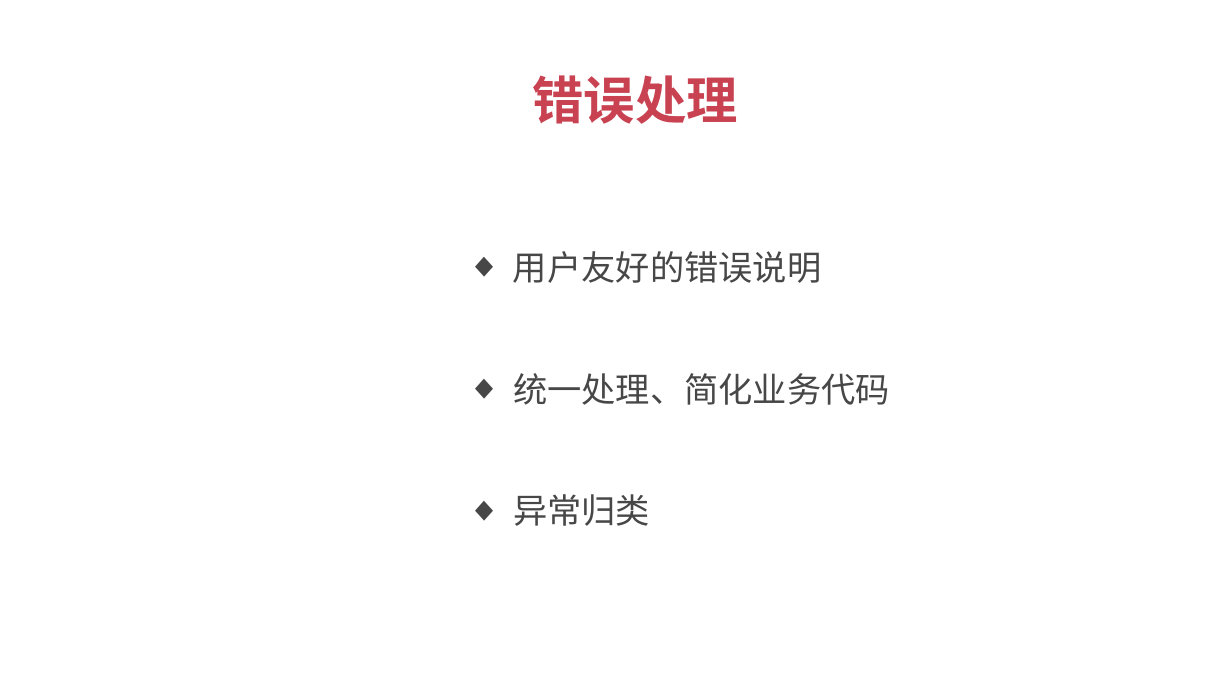
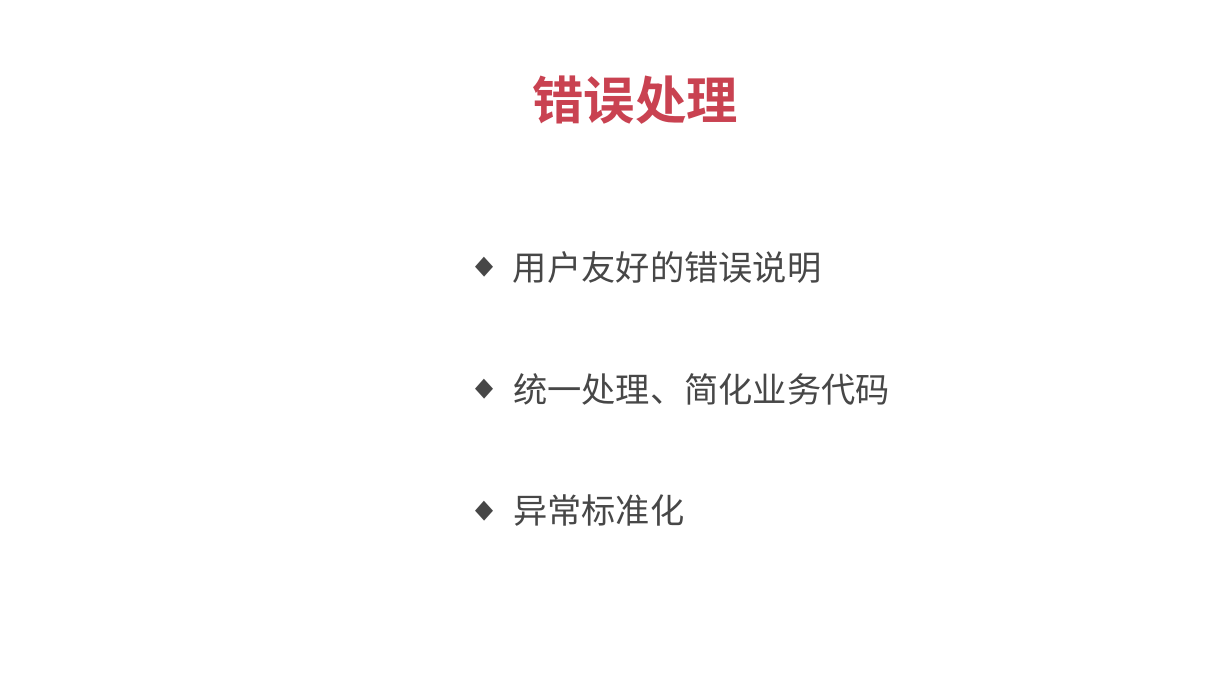
Before and after one commit to 1329555958/financial, a slide deck: slide 35 of 理财平台.pptx. Drawn at 1232x693 pixels with LibreOffice and Linux fonts; fonts in the diff are those of the drawing. Boxes give left, top, right and bottom in pixels: in the first picture for what was removed or moved away, otherwise in the second. Text is boxed around its words. In the diff, an @@ line names an element or a change of style, - is before the commit and + after.

```diff
--- a/理财平台.pptx
+++ b/理财平台.pptx
@@ text at bbox=[513, 494, 684, 526]: text changed @@
-  ◆ 异常归类
+  ◆ 异常标准化
```
Also in this commit, not shown: 3 slides added, 2 other files.
